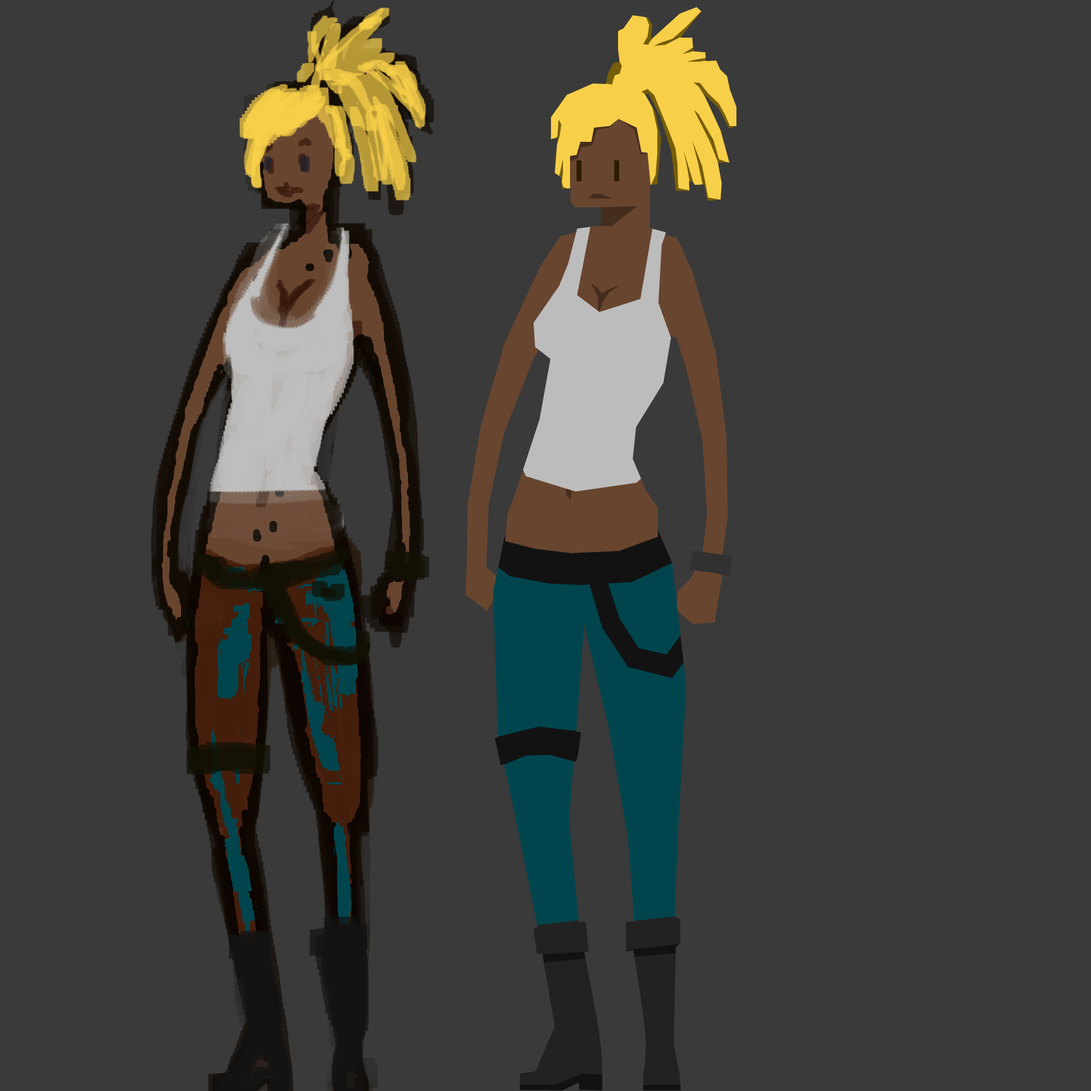
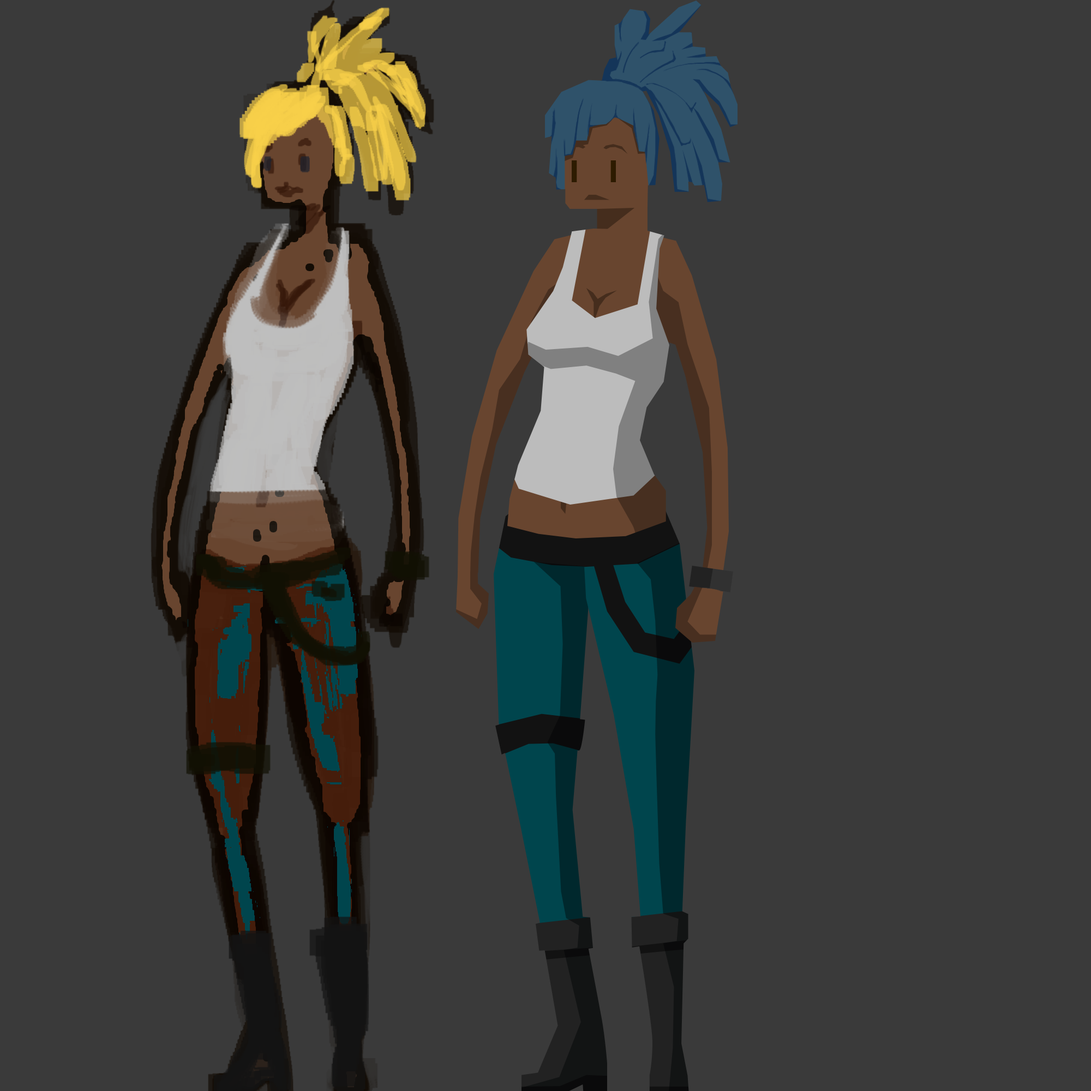
The second (1091, 1091) image is a revision of the first. Changes to its layers:
added layer "Rectangle 15" (multiply) in group "body" over box(523, 223, 689, 574)
painted on "Rectangle 8" over box(505, 203, 675, 505)
painted on "Shape 1" over box(561, 283, 621, 515)
painted on "Rectangle 1" over box(505, 225, 672, 554)
painted on "Layer 11" over box(545, 0, 738, 217)
painted on "Rectangle 6" over box(545, 0, 738, 205)
painted on "Rectangle 9" over box(562, 112, 649, 236)
painted on "Rectangle 5" over box(545, 0, 738, 239)
added group "L_hand" with 3 layers in group "Group 2" over box(667, 561, 734, 658)
added layer "Rectangle 16" (multiply, 51%) in group "L_hand" over box(667, 561, 724, 658)
added group "L_arm" with 2 layers in group "Group 2" over box(634, 235, 730, 589)
added layer "Rectangle 17" (multiply, 51%) in group "L_arm" over box(651, 274, 713, 570)
moved "Rectangle 2" into group "L_arm", painted on it over box(634, 233, 730, 589)
added layer "Rectangle 14 copy" (multiply, 51%) in group "L_leg" over box(637, 534, 698, 1091)
painted on "Rectangle 11" over box(573, 500, 714, 1091)
painted on "Rectangle 10" over box(566, 493, 703, 924)
painted on "Rectangle 4" over box(578, 493, 695, 1091)
added layer "Rectangle 14" (multiply, 51%) in group "R_leg" over box(510, 562, 614, 1091)
painted on "Rectangle 13" over box(486, 505, 614, 1091)
painted on "Rectangle 12" over box(470, 511, 606, 929)
painted on "Rectangle 4 copy" over box(493, 505, 608, 1091)
added group "R_arm" with 2 layers in group "Group 2" over box(457, 233, 591, 576)
added layer "Rectangle 18" (multiply, 51%) in group "R_arm" over box(470, 281, 560, 575)
moved "Rectangle 2 copy" into group "R_arm", painted on it over box(457, 230, 595, 576)
…and 6 more changes (2 added, 4 painted, 3 stack)
